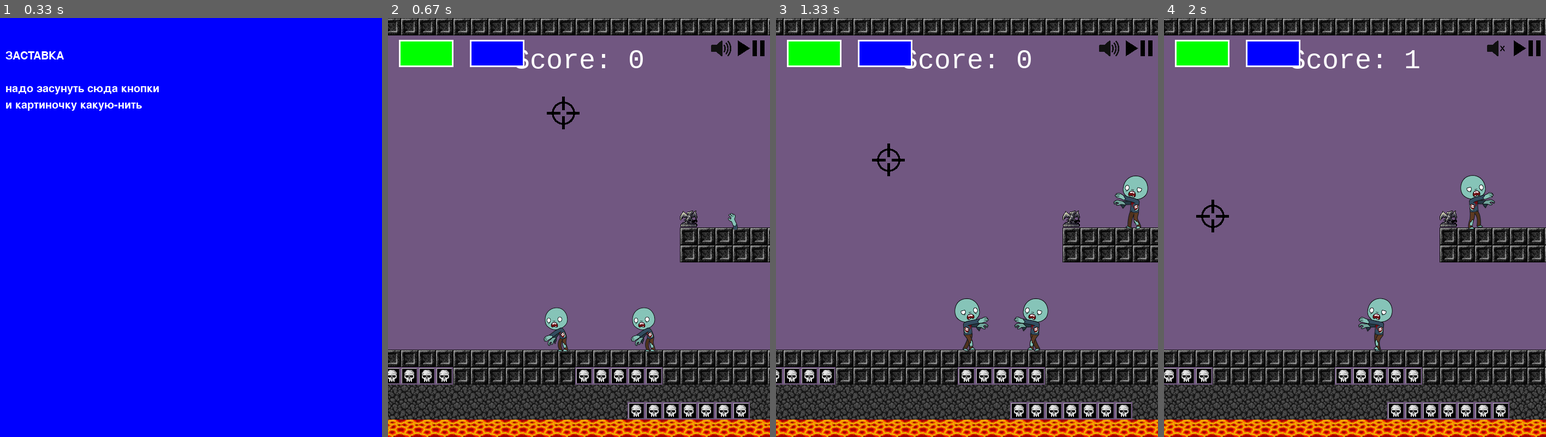
Above: before the commit, frames 1-4 (left to right).
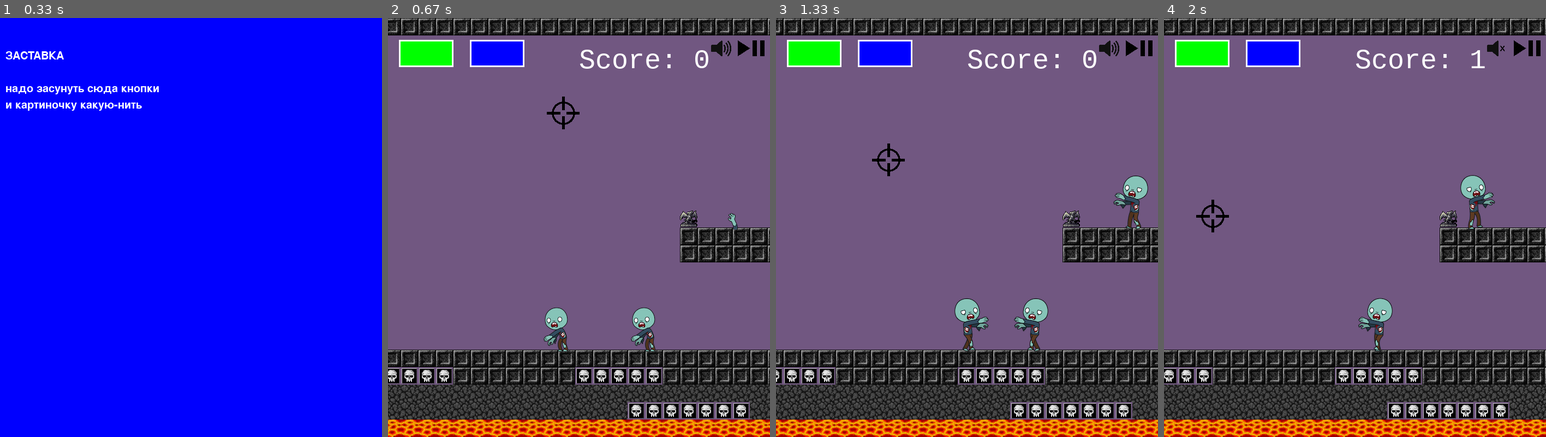
Above: after the commit, the same moments.

Repository: bezvershenko/YandexLyceymPyGame
Game: pygame game, started from test.py
The game is run twice, just before and just after one commit, with the same random seed, the same clock (stepped at 60 frames per second) and the same inputs.
Inputs (mouse positions are in pixels of both pictures, inside the frame that each line leads up to):
- Up to frame 1 (0.33 s): no input
- Up to frame 2 (0.67 s): press the mouse at (750, 47) at 0.37 s; move the mouse to (655, 80) at 0.47 s; release the mouse at (563, 114) at 0.6 s
- Up to frame 3 (1.33 s): press the mouse at (1138, 47) at 0.7 s; move the mouse to (986, 198) at 0.8 s; release the mouse at (833, 349) at 0.93 s; press the mouse at (1138, 47) at 1.03 s; move the mouse to (1012, 101) at 1.13 s; release the mouse at (886, 160) at 1.27 s
- Up to frame 4 (2 s): click (1362, 319) at 1.38 s; press the mouse at (1496, 47) at 1.7 s; move the mouse to (1355, 131) at 1.8 s; release the mouse at (1213, 214) at 1.93 s

Frame 1 is identical in both runs. In frame 2, 0.6% of the frame differs, in the area x 33-84%, y 7-13%; in frame 3, 0.6%; in frame 4, 0.6%.

Commit message:
смерть зомби при выходе за экран влево
Signed-off-by: vasilmao <vasezs@inbox.ru>

Diff:
--- a/test.py
+++ b/test.py
@@ -79,8 +79,8 @@
         self.rect = self.image.get_rect(x=self.x, y=self.y)
 
     def apply_event(self, event):
-        if event.type == pygame.MOUSEBUTTONDOWN and event.button == 1 and self.rect.collidepoint(
-                event.pos):
+        if ((event.type == pygame.MOUSEBUTTONDOWN and event.button == 1) and self.rect.collidepoint(
+                event.pos)) or (event.type == pygame.KEYDOWN and event.key == pygame.K_ESCAPE):
             self.pause = not self.pause
 
 
@@ -156,7 +156,7 @@
 
     def render(self):
         x = self.font.render('Score: ' + self.text, True, pygame.Color('white'))
-        screen.blit(x, (w // 2 - x.get_rect().width // 2, 50))
+        screen.blit(x, (w // 2, 50))
 
     def add(self):
         self.text = str(int(self.text) + 1)
@@ -213,6 +213,8 @@
             if self.x + self.d <= 0:
                 self.d *= -1
                 return
+
+
             if step_able(self):
                 self.x += self.d
 
@@ -220,11 +222,10 @@
                 if self.rect.x < 0 and self.damage:
                     health.damage()
                     self.damage = False
-                    self.stage += 1
                 if self.rect.x > 0:
                     self.damage = True
 
-                if self.rect.x < -250:
+                if self.rect.x < -50:
                     all_sprites.remove(self)
                     gui.erase(self)
                     del self
@@ -360,7 +361,7 @@
         print('yay')
 
 
-def find_up(g):
+def find_zy(g):
     ans = len(main_arr[0])
     for i in range(5, len(main_arr[0])):
         if main_arr[i][g] != 0:
@@ -371,11 +372,13 @@
 
 def spawn_z(all_sprites):
     for i in range(10, len(main_arr[0]), 5):
-        y = find_up(i)
+        y = find_zy(i)
+        if y is None:
+            continue
         gui.add_element(Zombie(i, y, all_sprites))
 
 
-def find_kekes(d):
+def find_y(d):
     maxy = 0
     miny = len(d)
     for i in range(len(d[0])):
@@ -395,7 +398,7 @@
 main_arr = parse('final2.json')
 # print(main_arr)
 # print(gui.elements)
-miny, maxy = find_kekes(main_arr)
+miny, maxy = find_y(main_arr)
 size = w, h = 700, (maxy * 32 - miny * 32)
 bg = Background(0, 0, pp)
 sch = Count()
